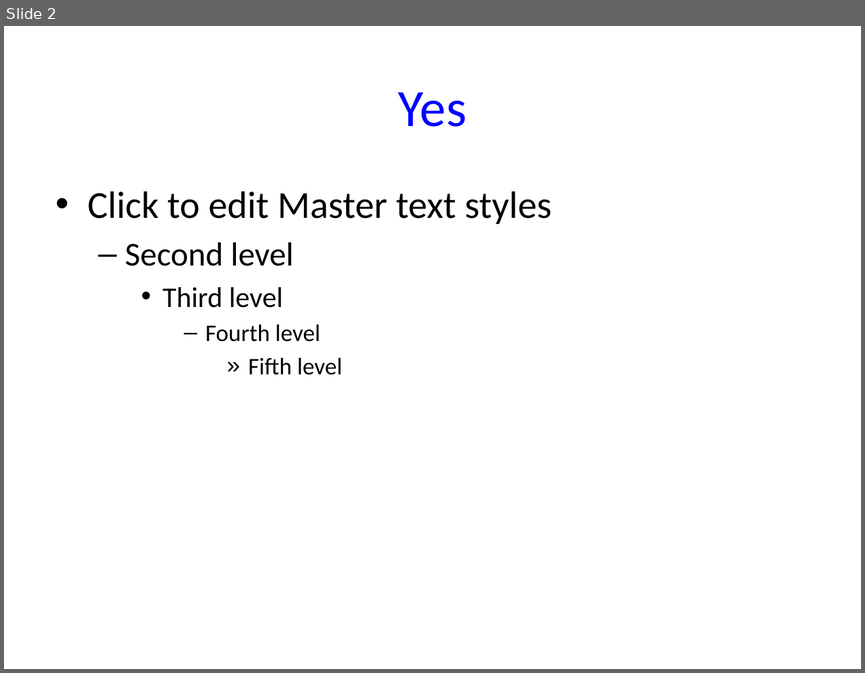
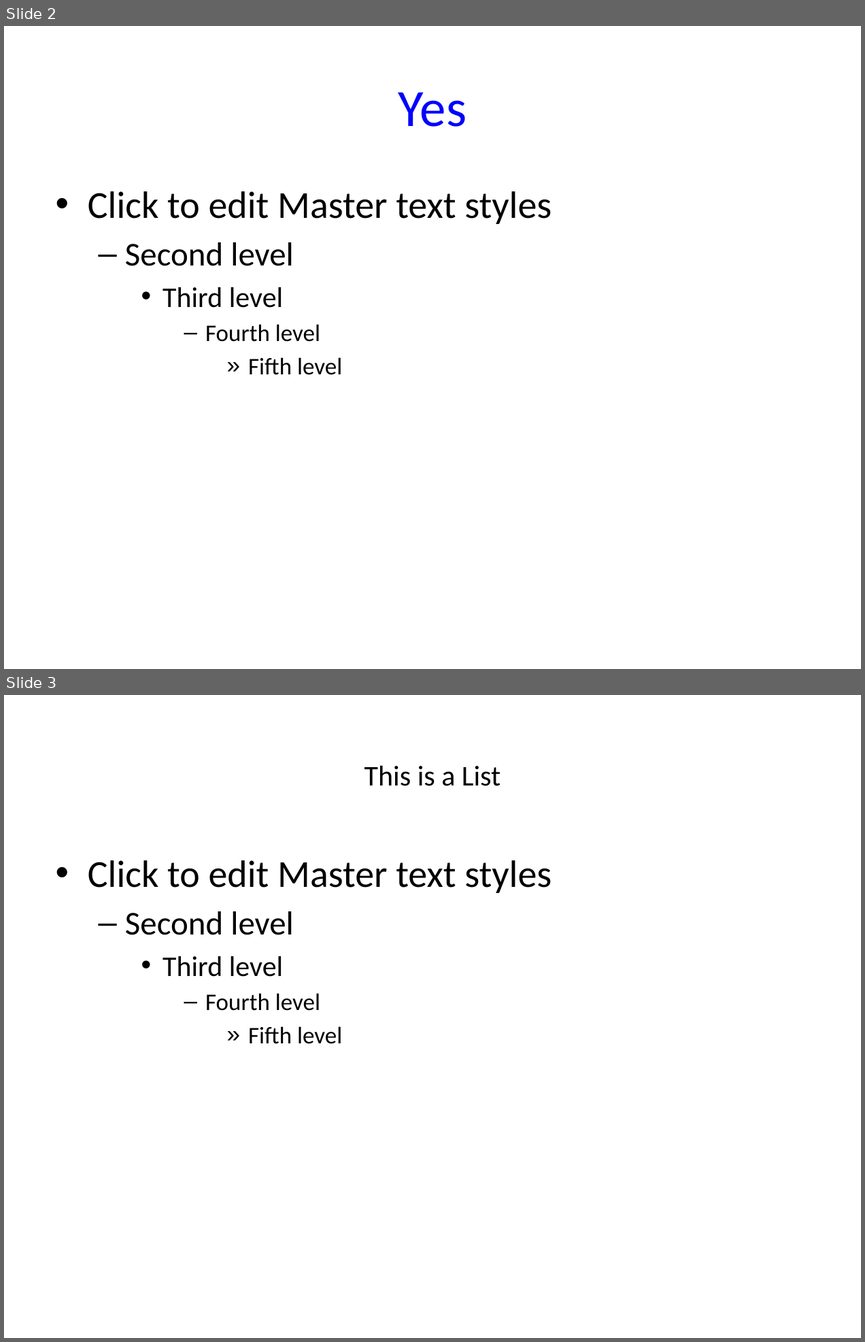
Before and after one commit to monstrotac/JsonConverterProject, a slide deck: JsonConverter/target/classes/OutputFolder/test.pptx. Shown one above the other, each under a label of ours: slide 2 before the commit, slides 2 and 3 after it. The pictures are 865x673 and 865x1342 pixels, drawn with LibreOffice and Linux fonts; fonts in the diff are those of the drawing. Boxes give left, top, right and bottom in pixels: in the first picture for what was removed or moved away, otherwise in the second. Text is boxed around its words. In the diff, an @@ line names an element or a change of style, - is before the commit and + after.

Commit message:
Added list

```diff
--- a/JsonConverter/target/classes/OutputFolder/test.pptx
+++ b/JsonConverter/target/classes/OutputFolder/test.pptx
@@ slide 3 added at bbox=[4, 695, 861, 1338], background #FFFFFF @@
@@ title added at bbox=[364, 765, 500, 786], 24 pt, text #000000 @@
+This is a List
@@ text added at bbox=[88, 860, 551, 1044], 32 pt, text #000000 @@
+• Click to edit Master text styles
+  – Second level
+    • Third level
+      – Fourth level
+        » Fifth level
```
Also in this commit, not shown: 1 slide changed, 7 other files.
